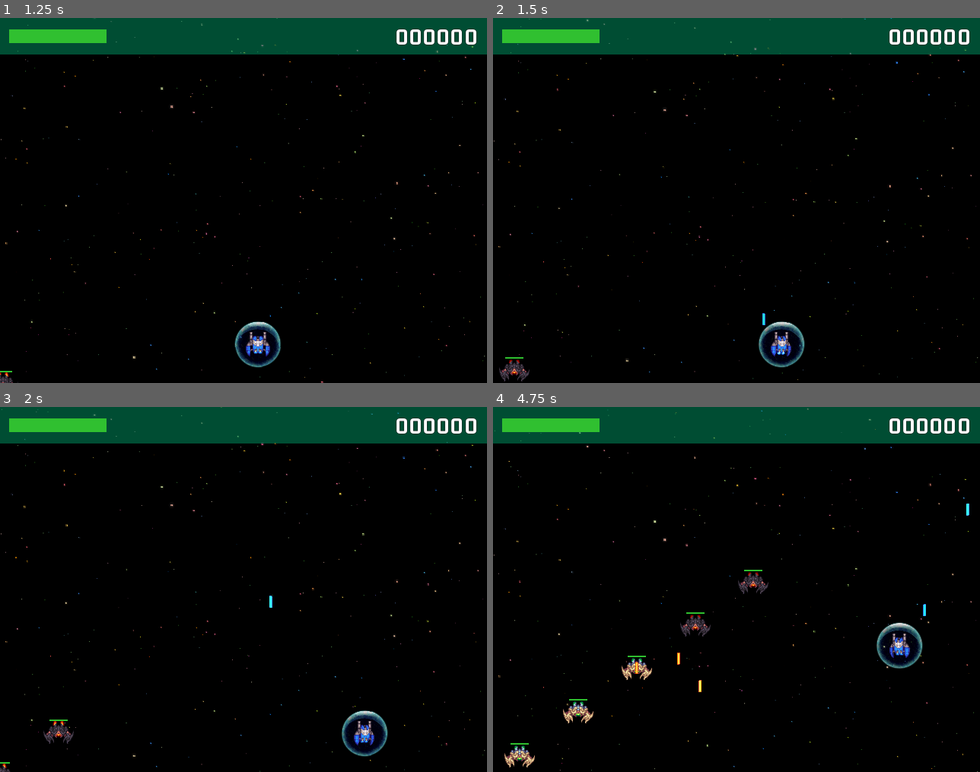
Above: before the commit, frames 1-4 (two rows, left to right).
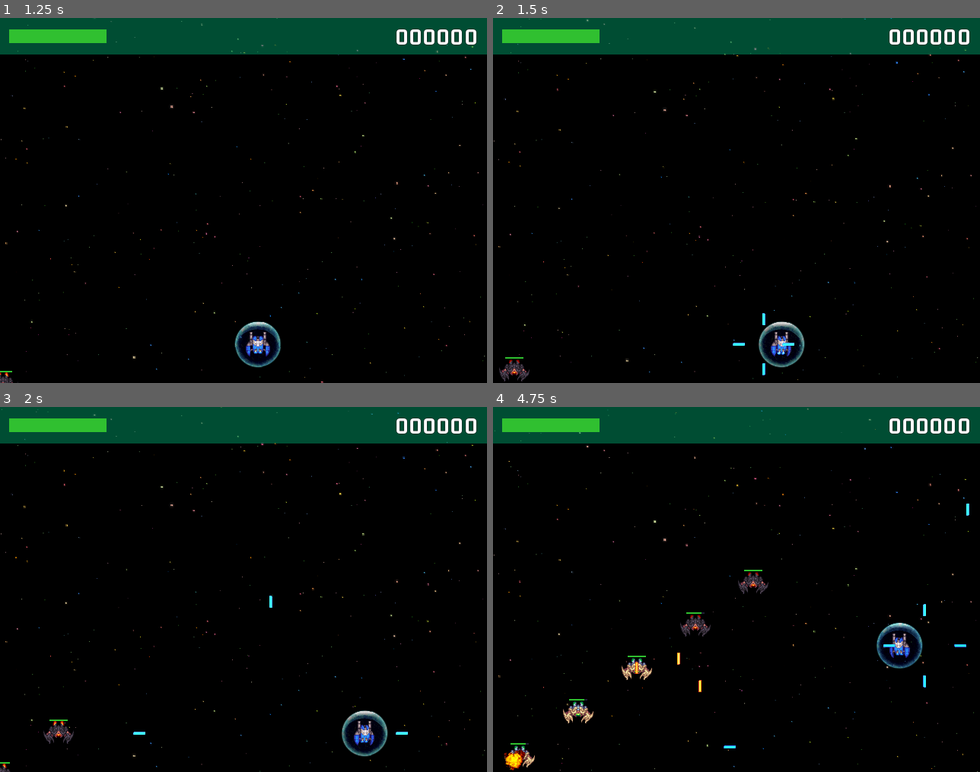
Above: after the commit, the same moments.

Repository: jaerrib/learning-godot
Game: Godot game, scene res://scenes/main/main.tscn
Two runs of this game, one before a commit and one after it. Both use one fixed random seed, a clock stepped at 60 frames per second and the inputs below.
Inputs:
- Up to frame 1 (1.25 s): click "Play" at 0.5 s
- Up to frame 2 (1.5 s): hold D (right) from 1.28 s (still down); tap Space (shoot) at 1.35 s
- Up to frame 3 (2 s): keep holding D (right)
- Up to frame 4 (4.75 s): release D (right) at 2.03 s; hold S (down) 2.03-2.78 s; tap M (maker) at 2.1, 4.35 s; tap Space (shoot) at 2.3, 2.85, 3.6, 4.55 s; hold D (right) 2.78-3.53 s; hold W (up) 3.53-4.28 s; hold A (left) from 4.28 s (still down)

Frame 1 is identical in both runs. In frame 2, less than 0.1% of the frame differs, in the area x 49-63%, y 80-98%; in frame 3, less than 0.1%; in frame 4, 0.5%, in the area x 2-98%, y 53-100%.

Commit message:
Add basic logic for multishot powerup

Diff:
--- a/space-ace/scenes/object_maker/object_maker.gd
+++ b/space-ace/scenes/object_maker/object_maker.gd
@@ -47,9 +47,11 @@
 		BaseBullet.BulletType.PLAYER:
 			scene = PLAYER_BULLET.instantiate()
 			var player: Player = get_tree().get_first_node_in_group(GameManager.GROUP_PLAYER)
+			var sprite: Sprite2D = scene.get_node("Sprite2D")
 			if player.is_boosted:
-				var sprite: Sprite2D = scene.get_node("Sprite2D")
 				sprite.modulate = Color(255, 0, 255)
+			if player._has_multishot and (dir == Vector2.RIGHT or dir == Vector2.LEFT):
+				sprite.rotate(deg_to_rad(90))
 			scene.damage = player.get_player_damage()
 		BaseBullet.BulletType.ENEMY:
 			scene = ENEMY_BULLET.instantiate()
--- a/space-ace/scenes/player/player.gd
+++ b/space-ace/scenes/player/player.gd
@@ -19,6 +19,7 @@
 @onready var laser_boost_timer: Timer = $LaserBoostTimer
 @onready var double_shot_timer: Timer = $DoubleShotTimer
 @onready var shot_timer: Timer = $ShotTimer
+@onready var multishot_timer: Timer = $MultishotTimer
 
 
 const MARGIN: float = 16.0
@@ -32,11 +33,13 @@
 var _has_double_shot: bool = false
 var _has_auto_shot: bool = false
 var _is_auto_shooting: bool = false
+var _has_multishot: bool = true
 
 # Called when the node enters the scene tree for the first time.
 func _ready() -> void:
 	set_limits()
 	SignalManager.on_increase_player_damage.connect(on_increase_player_damage)
+	multishot_timer.start()
 
 
 # Called every frame. 'delta' is the elapsed time since the previous frame.
@@ -65,6 +68,18 @@
 		BaseBullet.BulletType.PLAYER,
 	)
 	SoundManager.play_laser_random(sound)
+
+
+func multishoot() -> void:
+	var directions: Array[Vector2] = [Vector2.UP, Vector2.RIGHT, Vector2.DOWN, Vector2.LEFT]
+	for direction in directions:
+		SignalManager.on_create_bullet.emit(
+			global_position,
+			direction,
+			bullet_speed,
+			BaseBullet.BulletType.PLAYER,
+		)
+
 
 func shoot() -> void:
 	SignalManager.on_create_bullet.emit(
@@ -161,10 +176,17 @@
 
 
 func select_shot_type() -> void:
-	if _has_double_shot:
+	SoundManager.play_laser_random(sound)
+	if _has_multishot:
+		multishoot()
+	elif _has_double_shot:
 		double_shoot()
 	else:
 		shoot()
 
 func _on_auto_shot_timer_timeout() -> void:
 	_has_auto_shot = false
+
+
+func _on_multishot_timer_timeout() -> void:
+	_has_multishot = false
--- a/space-ace/scenes/player/player.tscn
+++ b/space-ace/scenes/player/player.tscn
@@ -95,6 +95,10 @@
 wait_time = 20.0
 one_shot = true
 
+[node name="MultishotTimer" type="Timer" parent="."]
+wait_time = 20.0
+one_shot = true
+
 [node name="AutoShotTimer" type="Timer" parent="."]
 wait_time = 20.0
 one_shot = true
@@ -106,5 +110,6 @@
 [connection signal="area_entered" from="." to="." method="_on_area_entered"]
 [connection signal="timeout" from="LaserBoostTimer" to="." method="_on_laser_boost_timer_timeout"]
 [connection signal="timeout" from="DoubleShotTimer" to="." method="_on_double_shot_timer_timeout"]
+[connection signal="timeout" from="MultishotTimer" to="." method="_on_multishot_timer_timeout"]
 [connection signal="timeout" from="AutoShotTimer" to="." method="_on_auto_shot_timer_timeout"]
 [connection signal="timeout" from="ShotTimer" to="." method="_on_shot_timer_timeout"]
